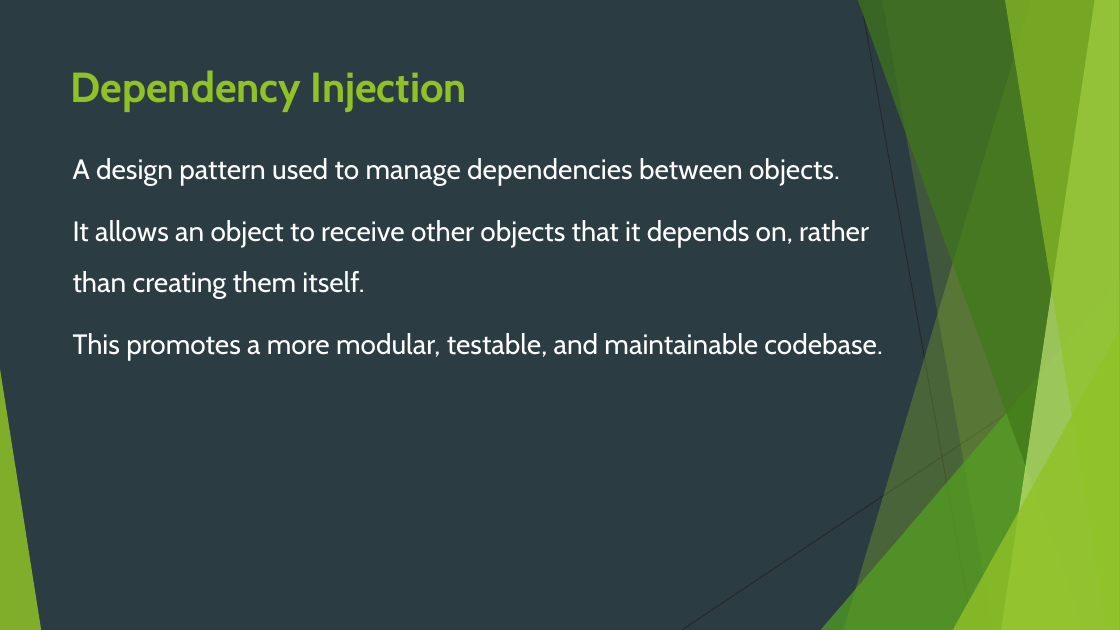
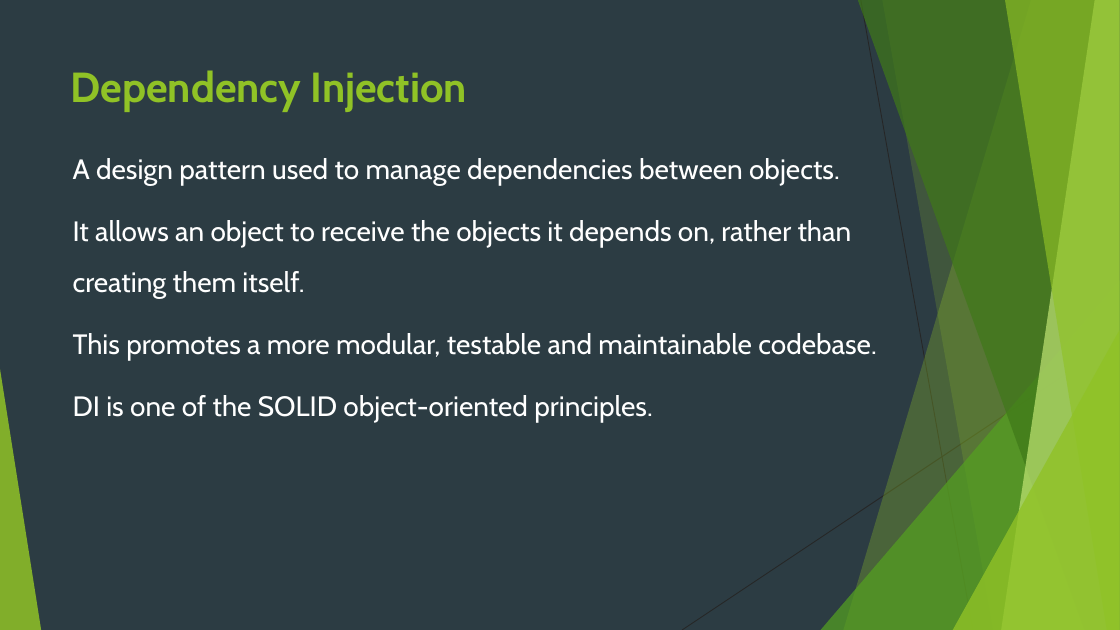
Before and after one commit to idanshal/sb-todo-app-tdp, a slide deck: slide 14 of course_data/presentations/practical_spring_boot_for_tdp.pptx (slide 12 before the commit). Drawn at 1120x630 pixels with LibreOffice and Linux fonts; fonts in the diff are those of the drawing. Boxes give left, top, right and bottom in pixels: in the first picture for what was removed or moved away, otherwise in the second. Text is boxed around its words. In the diff, an @@ line names an element or a change of style, - is before the commit and + after.

```diff
--- a/course_data/presentations/practical_spring_boot_for_tdp.pptx
+++ b/course_data/presentations/practical_spring_boot_for_tdp.pptx
@@ text at (x1=73, y1=220, x2=876, y2=422): text changed @@
-It allows an object to receive other objects that it depends on, rather than creating them itself.
-This promotes a more modular, testable, and maintainable codebase.
+It allows an object to receive the objects it depends on, rather than creating them itself.
+This promotes a more modular, testable and maintainable codebase.
+DI is one of the SOLID object-oriented principles.
```
Also in this commit, not shown: 10 other slides changed, 3 slides added, 17 other files.
